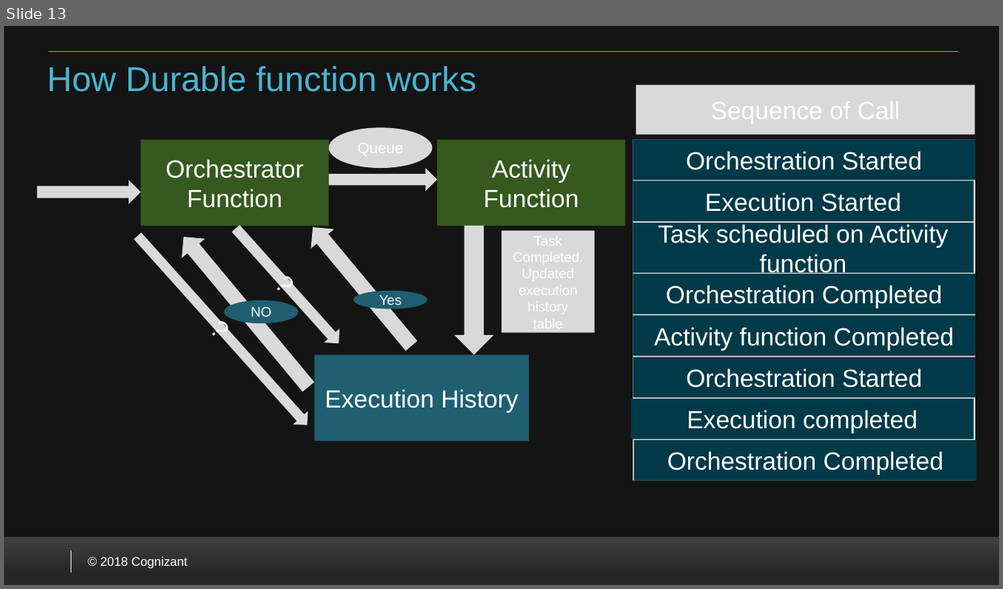
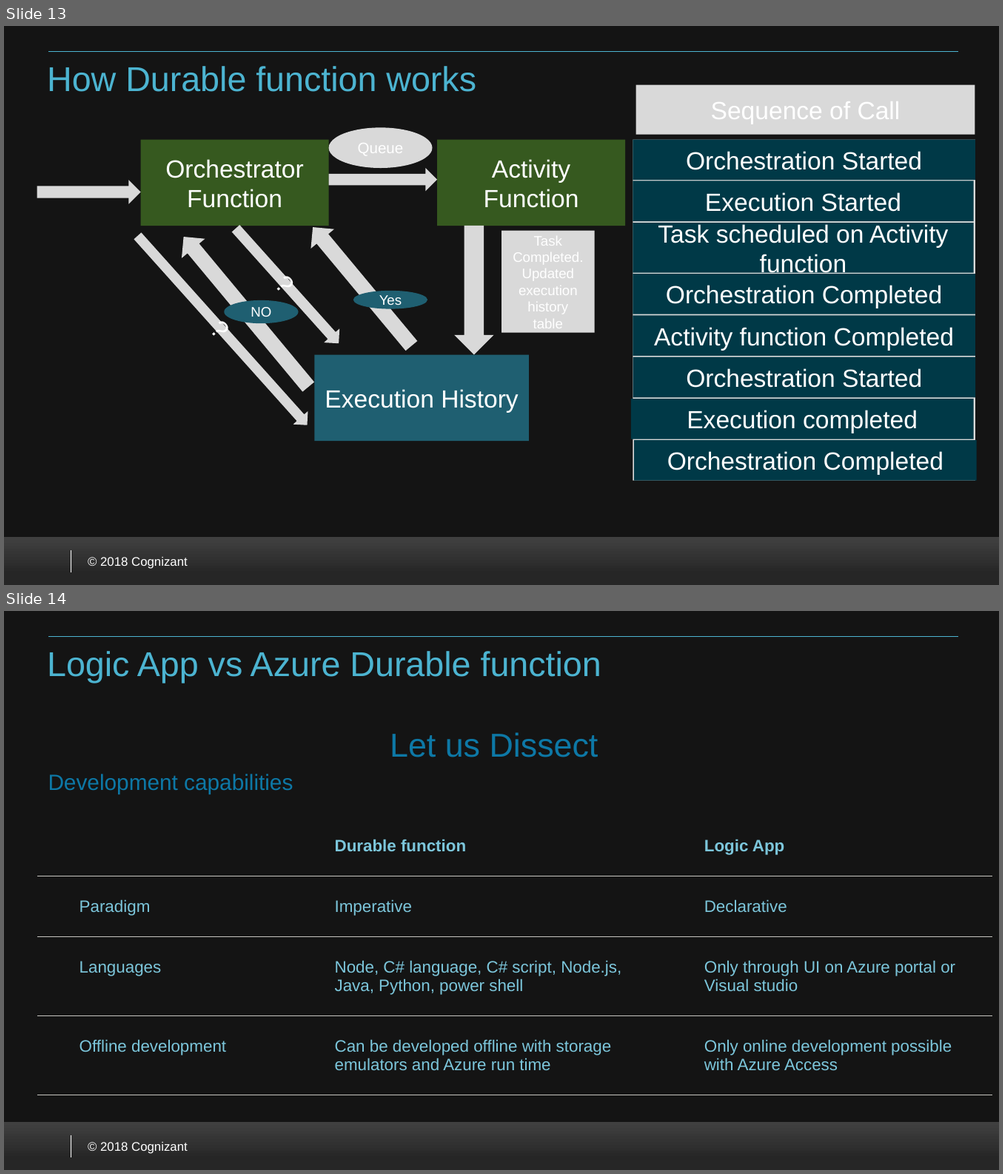
Before and after one commit to VenkateshSrini/MyDocuments, a slide deck: Azurefunction 2.0.pptx. Shown one above the other, each under a label of ours: slide 13 before the commit, slides 13 and 14 after it. The pictures are 1003x589 and 1003x1174 pixels, drawn with LibreOffice and Linux fonts; fonts in the diff are those of the drawing; background and template pictures are left out. Boxes give left, top, right and bottom in pixels: in the first picture for what was removed or moved away, otherwise in the second. Text is boxed around its words. In the diff, an @@ line names an element or a change of style, - is before the commit and + after.

```diff
--- a/Azurefunction 2.0.pptx
+++ b/Azurefunction 2.0.pptx
@@ slide 14 added at (4, 611, 999, 1170), background #FFFFFF; not listed: 5 template elements that a slide beside it also shows @@
@@ title added at (47, 651, 601, 684), 25 pt, text #4CB4D1 @@
+Logic App vs Azure Durable function
@@ text added at (48, 732, 598, 794), 16 pt, text #0D78A6 @@
+Let us Dissect
+Development capabilities
@@ table added at (37, 816, 992, 1105), 4 rows, 3 columns @@
+ | Durable function | Logic App
+Paradigm | Imperative | Declarative
+Languages | Node, C# language, C# script, Node.js, Java, Python, power shell | Only through UI on Azure portal or Visual studio
+Offline development | Can be developed offline with storage emulators and Azure run time | Only online development possible with Azure Access
```
Also in this commit, not shown: 7 other slides added.
